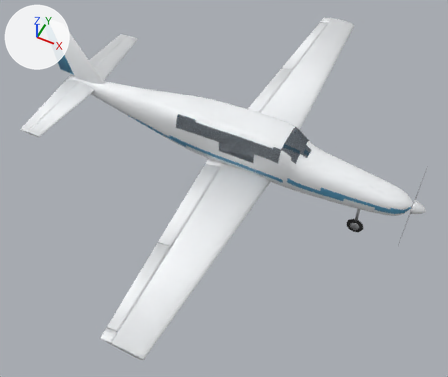
Renders of the glTF model public/models/takeflight/sprite_lod0.glb from each side of a commit.
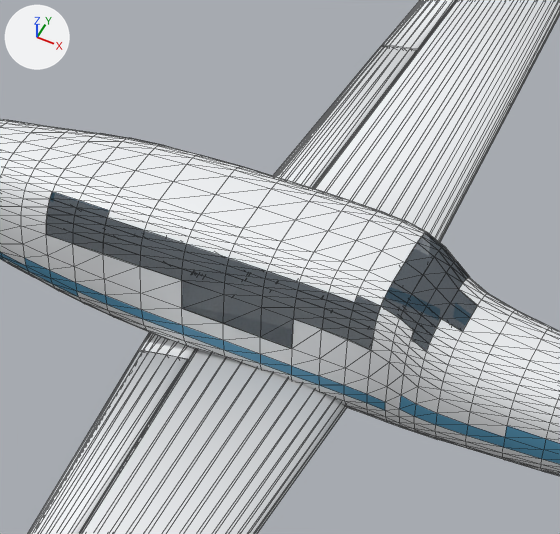
Each version appears first whole from a camera (50 mm lens) standing at (5.07, -12.06, 12.96) and looking at (-0.43, -1.06, -0.79), and next in a close-up on the part from 36% to 75% of the width and 14% to 59% of the height. Arrows for +X, +Y and +Z are at upper left; the lights stay in place. The first two pictures are the older version. The close-ups show mesh edges as thin lines. Where no turn or scale is listed for an object, it has been applied to the vertices. Vertices at exactly the same position are counted once.

Names of what the first close-up shows: 'aileron_L', 'flap_L_1', 'flap_R_1', 'fuselage', 'glass', 'wing_L', 'wing_R'.
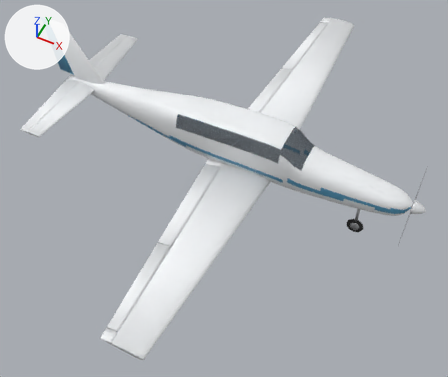
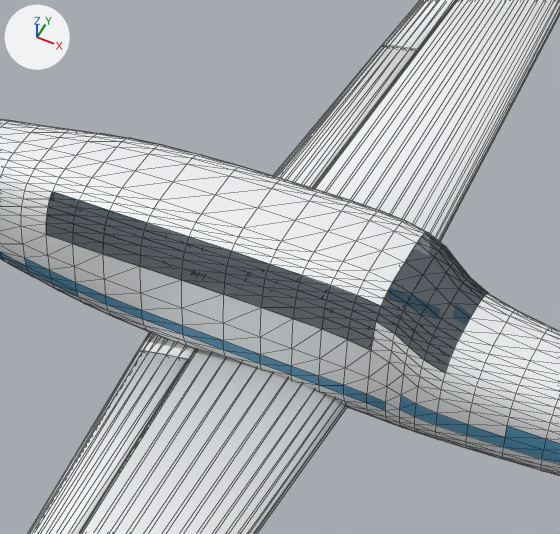
Where the newer file only moved an object's origin or applied its transform, the numbers keep the older frame.

Location of each change, [x1, y1, x2, y2] in pixels of the close-ups (560 x 534 px):
'glass', reshaped (10% taller)
    before: [46, 133, 478, 352]
    after: [46, 133, 488, 373]
part 1 of me_fuselage, built on
    before: [107, 211, 488, 373]
    after: [182, 281, 293, 348]
part 2 of me_glass, added
    after: [409, 339, 426, 359]
part 3 of me_glass, deleted
    before: [181, 281, 293, 349]
part 4 of me_glass, built on
    before: [104, 146, 379, 339]
    after: [107, 146, 488, 373]

What changed in the scene script:
```text
Change me_fuselage:
    used by ob_fuselage; location = (-0.825, 0.0, 0.258)
    remove me_fuselage.from_pydata(...)  # 1725 vertices, 3356 faces; spans x -5.57..5.57, y -0.68..0.68, z -0.86..0.86
    add me_fuselage.from_pydata(...)  # 1693 vertices, 3300 faces; spans x -5.57..5.57, y -0.68..0.68, z -0.86..0.86
    me_fuselage part 1
    36 vertices are removed from x -0.78..2.33, y -0.58..0.58, z 0.36..0.74
    68 faces are deleted
    4 vertices are added at (0.82, -0.68, 0.38), (0.45, -0.68, 0.38), (0.82, 0.68, 0.38), (0.45, 0.68, 0.38)
    12 new faces join them, mat_sprite_paint (white #f1f3f6)
Change me_glass:
    used by ob_glass; location = (-0.259, 0.0, 0.665)
    remove me_glass.from_pydata(...)  # 373 vertices, 240 faces; spans x -1.96..1.96, y -0.68..0.68, z -0.4..0.4
    add me_glass.from_pydata(...)  # 470 vertices, 296 faces; spans x -1.96..1.96, y -0.68..0.68, z -0.19..0.4
    me_glass part 2: the loose piece of 4 vertices spanning x 1.62..1.76, y -0.54..-0.46, z -0.04..0.12 is copied, and the copy is moved by (0.0, -0.05, -0.05); it spans x 1.62..1.76, y -0.58..-0.52, z -0.1..0.08
    me_glass part 3: the loose piece of 8 vertices spanning x -0.53..0.57, y -0.68, z -0.4..-0.03 is deleted
    me_glass part 4: 20 vertices removed from x -0.96..1.09, y -0.68..0.68, z -0.4..0.27; 121 vertices added at x -0.96..1.96, y -0.62..0.62, z -0.19..0.38
```
